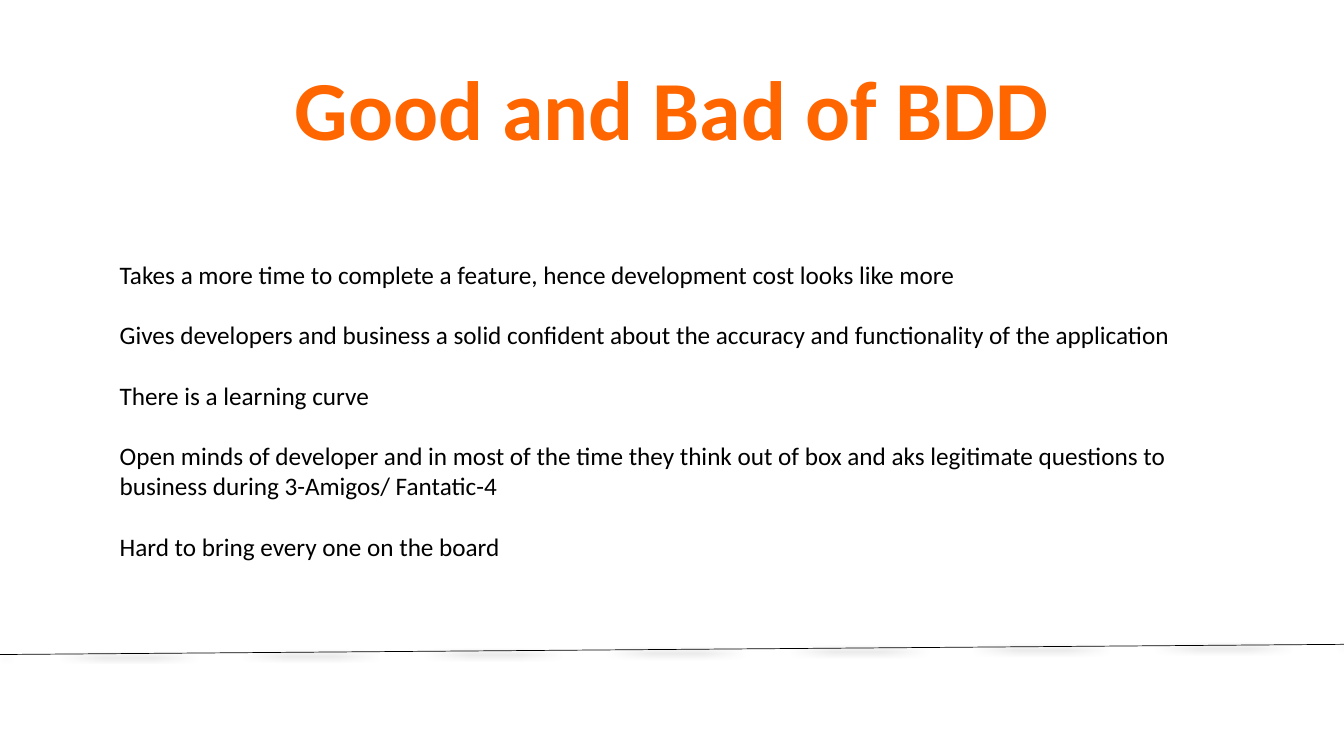
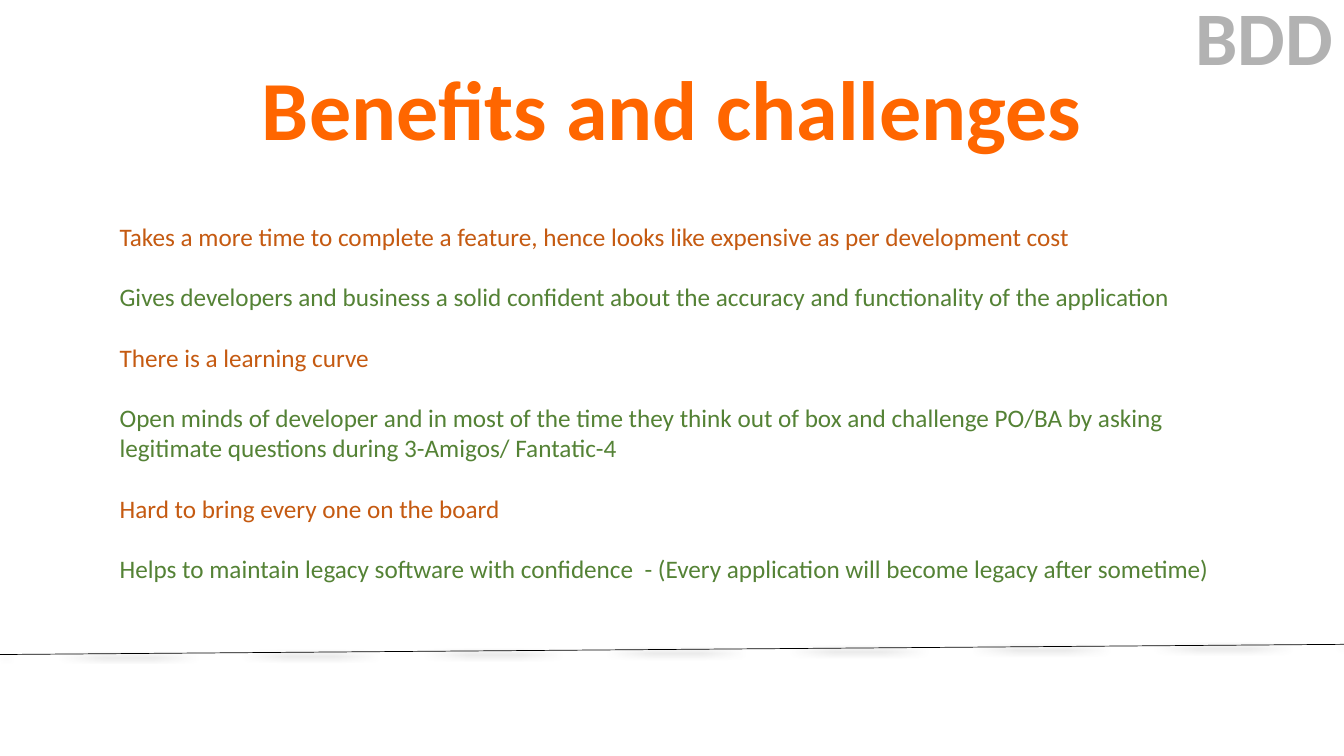
Before and after one commit to kirankoirala/bdd_in_a_nutshell, a slide deck: slide 8 of BDD.pptx. Drawn at 1344x756 pixels with LibreOffice and Linux fonts; fonts in the diff are those of the drawing; background and template pictures are left out. Boxes give left, top, right and bottom in pixels: in the first picture for what was removed or moved away, otherwise in the second. Text is boxed around its words. In the diff, an @@ line names an element or a change of style, - is before the commit and + after.

```diff
--- a/BDD.pptx
+++ b/BDD.pptx
@@ text added at box(1196, 16, 1334, 65), 54 pt, text #B2B2B2, bold @@
+BDD
@@ title at box(262, 81, 1082, 155): text changed @@
-Good and Bad of BDD
+Benefits and challenges
@@ text "Takes a more time to ...": place and size @@
-text "Takes a more time to ..." at box(120, 266, 1169, 561)
+text "Takes a more time to ..." at box(120, 228, 1208, 583)
@@ text at box(120, 228, 1069, 250): text changed; text colour #000000 to #C55A11 @@
-Takes a more time to complete a feature, hence development cost looks like more
+Takes a more time to complete a feature, hence looks like expensive as per development cost
@@ text at box(120, 288, 1169, 523): text colour #000000 to #548235 in "Gives developers and business a solid confident ..."; text colour #000000 to #C55A11 in "There is a learning curve", "Hard to bring every one on the ..." @@
@@ text at box(120, 409, 1162, 462): text changed; text colour #000000 to #548235 @@
-Open minds of developer and in most of the time they think out of box and aks legitimate questions to business during 3-Amigos/ Fantatic-4
+Open minds of developer and in most of the time they think out of box and challenge PO/BA by asking legitimate questions during 3-Amigos/ Fantatic-4
@@ text at box(120, 560, 1208, 583): paragraph added @@
+Helps to maintain legacy software with confidence - (Every application will become legacy after sometime)
```
Also in this commit, not shown: 6 other slides changed, 1 slide added, 2 other files.
